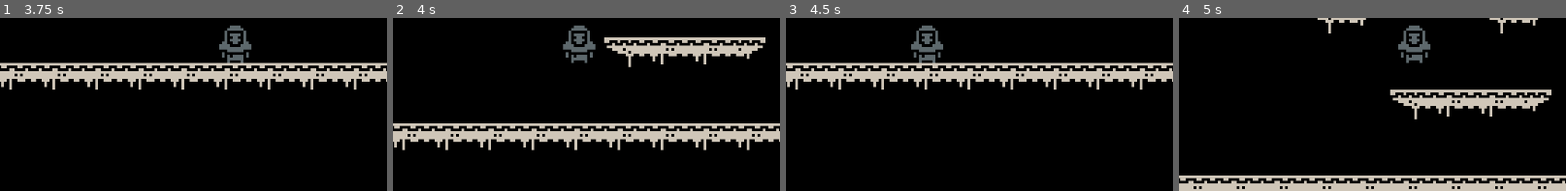
Above: before the commit, frames 1-4 (left to right).
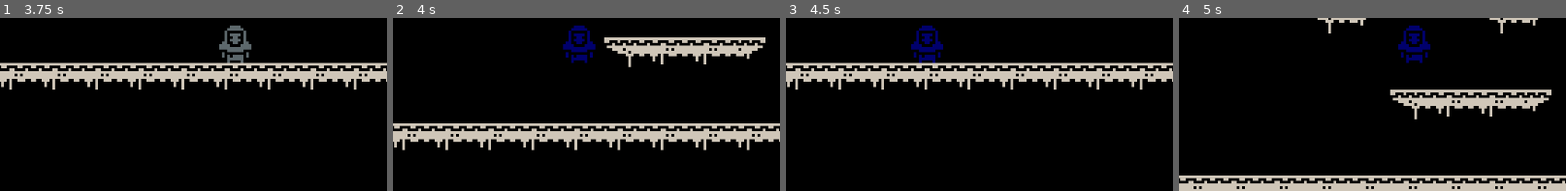
Above: after the commit, the same moments.

Repository: norm-an-claire/GGJ2026-robot-mask
Game: Godot game, scene res://levels/demo_level.tscn
Same seed, same stepped clock (60 frames per second), same inputs: the game is played once before the commit and once after it. The project has no main scene, so this scene is started directly.
Inputs:
- Up to frame 1 (3.75 s): tap Enter (ui_accept) at 0.5, 0.77, 1.52, 3.02 s; hold Right (ui_right) 0.53-2.03 s; hold Left (ui_left) from 2.03 s (still down)
- Up to frame 2 (4 s): keep holding Left (ui_left); tap Enter (ui_accept) at 3.77 s
- Up to frame 3 (4.5 s): release Left (ui_left) at 4.28 s; hold Right (ui_right) from 4.28 s (still down)
- Up to frame 4 (5 s): keep holding Right (ui_right); tap Enter (ui_accept) at 4.52 s
The pictures show only the part of the screen within x 18-68%, y 38-88%; the shares and areas given below are measured in that part.

Frame 1 is identical in both runs. In frame 2, 0.9% of the frame differs, in the area x 43-53%, y 4-27%; in frame 3, 0.9%; in frame 4, 0.9%.

Commit message:
added base mask class with initial functionality

Diff:
--- a/characters/player.gd
+++ b/characters/player.gd
@@ -17,7 +17,8 @@
 
 
 func _ready() -> void:
-	mask_pickup_area.body_entered.connect(_on_body_entered)
+	print(self, " ready!")
+	mask_pickup_area.area_entered.connect(_on_mask_pickup)
 
 
 func _physics_process(delta: float) -> void:
@@ -44,10 +45,9 @@
 	move_and_slide()
 
 
-func _on_body_entered(body: Node2D) -> void:
-	print("my body has been entered by ", body, "!")
-
-	# TODO - make a Mask class/scene
-	# if body is Mask:
-	# 	modulate = mask_color_modulate[ body.mask_color ]
-	#	SignalBus.player_picked_up_mask.emit( body.mask_color )
+func _on_mask_pickup(body: Area2D) -> void:
+	if body is Mask:
+		print(self, "picked up a mask!")
+		modulate = mask_color_modulate[ body.mask_color + 1]
+		SignalBus.player_picked_up_mask.emit( body.mask_color )
+		body.player_picked_me_up()
--- a/characters/player.tscn
+++ b/characters/player.tscn
@@ -31,3 +31,5 @@
 position = Vector2(0, -4)
 shape = SubResource("CircleShape2D_3eadt")
 debug_color = Color(0.96146566, 0, 0.4509501, 0)
+
+[node name="AnimationPlayer" type="AnimationPlayer" parent="." unique_id=1041408660]
--- a/levels/demo_level.tscn
+++ b/levels/demo_level.tscn
@@ -3,6 +3,7 @@
 [ext_resource type="Texture2D" uid="uid://cp4eccy3ub55u" path="res://assets/ground.png" id="1_6d8bg"]
 [ext_resource type="PackedScene" uid="uid://dltd4tixo7vb7" path="res://characters/player.tscn" id="2_u4xt3"]
 [ext_resource type="Script" uid="uid://b0xawosbd7a3y" path="res://levels/non_deadly_pit.gd" id="3_keei5"]
+[ext_resource type="PackedScene" uid="uid://1obqxmhgvig6" path="res://masks/base_mask.tscn" id="4_dmrny"]
 
 [sub_resource type="TileSetAtlasSource" id="TileSetAtlasSource_keei5"]
 texture = ExtResource("1_6d8bg")
@@ -57,3 +58,7 @@
 position = Vector2(608, 0)
 rotation = 3.1415927
 shape = SubResource("WorldBoundaryShape2D_ah2my")
+
+[node name="BaseMask" parent="." unique_id=1387103882 instance=ExtResource("4_dmrny")]
+position = Vector2(240, 520)
+collision_mask = 32
--- /dev/null
+++ b/masks/base_mask.gd
@@ -0,0 +1,17 @@
+extends Area2D
+class_name Mask
+
+var mask_color: int = 0
+@export var mask_textures: Array[Texture2D]
+@onready var mask_sprite: Sprite2D = %MaskSprite
+
+
+# Called when the node enters the scene tree for the first time.
+func _ready() -> void:
+	pass
+	#mask_sprite.texture = mask_textures[ mask_color ]
+
+
+func player_picked_me_up() -> void:
+	get_parent().remove_child(self)
+	call_deferred("queue_free")
--- /dev/null
+++ b/masks/base_mask.tscn
@@ -0,0 +1,17 @@
+[gd_scene format=3 uid="uid://1obqxmhgvig6"]
+
+[ext_resource type="Script" uid="uid://c5ak6csptsdj5" path="res://masks/base_mask.gd" id="1_gsj04"]
+
+[sub_resource type="RectangleShape2D" id="RectangleShape2D_8dp0l"]
+
+[node name="BaseMask" type="Area2D" unique_id=1719042748]
+collision_layer = 32
+collision_mask = 0
+script = ExtResource("1_gsj04")
+mask_textures = Array[Texture2D]([null, null, null])
+
+[node name="CollisionShape2D" type="CollisionShape2D" parent="." unique_id=1815133095]
+shape = SubResource("RectangleShape2D_8dp0l")
+
+[node name="MaskSprite" type="Sprite2D" parent="." unique_id=855487841]
+unique_name_in_owner = true
--- a/project.godot
+++ b/project.godot
@@ -18,6 +18,15 @@
 Globals="*uid://b3hw82ao8dv5g"
 SignalBus="*uid://c8utlqf3pjrnk"
 
+[layer_names]
+
+2d_physics/layer_1="World"
+2d_physics/layer_2="PlayerHitbox"
+2d_physics/layer_3="BlueEnemy"
+2d_physics/layer_4="RedEnemy"
+2d_physics/layer_5="YellowEnemy"
+2d_physics/layer_6="MaskPickup"
+
 [physics]
 
 3d/physics_engine="Jolt Physics"
Not shown, added: masks/base_mask.gd.uid
